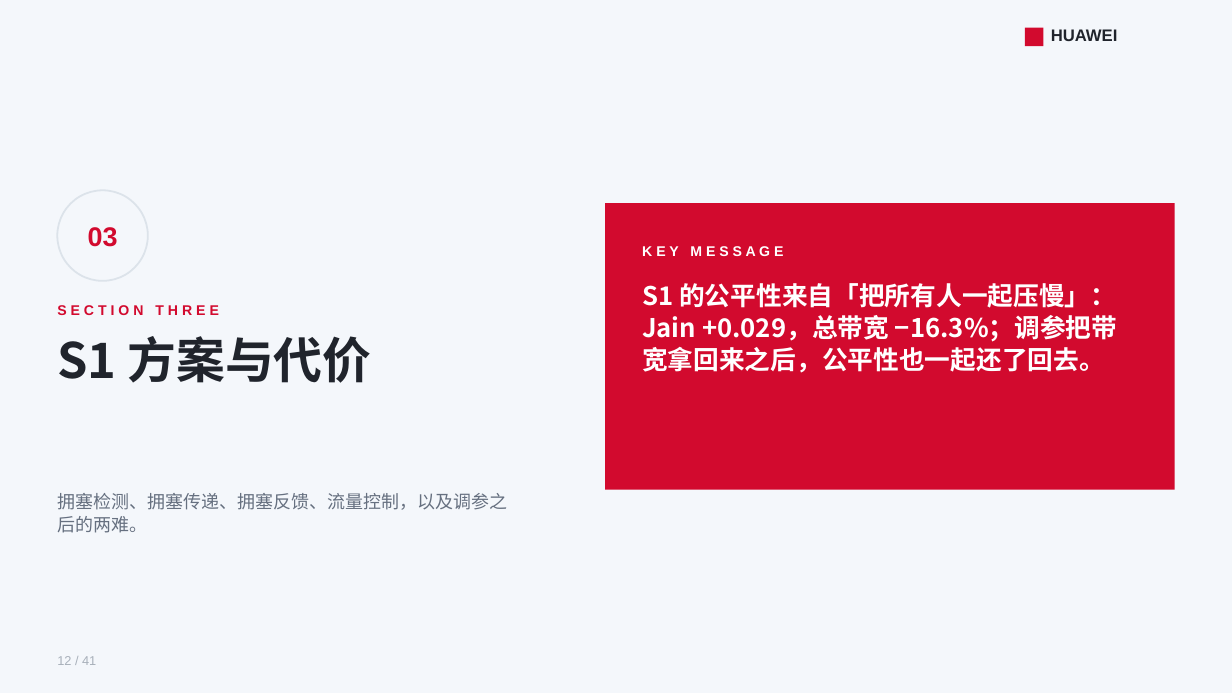
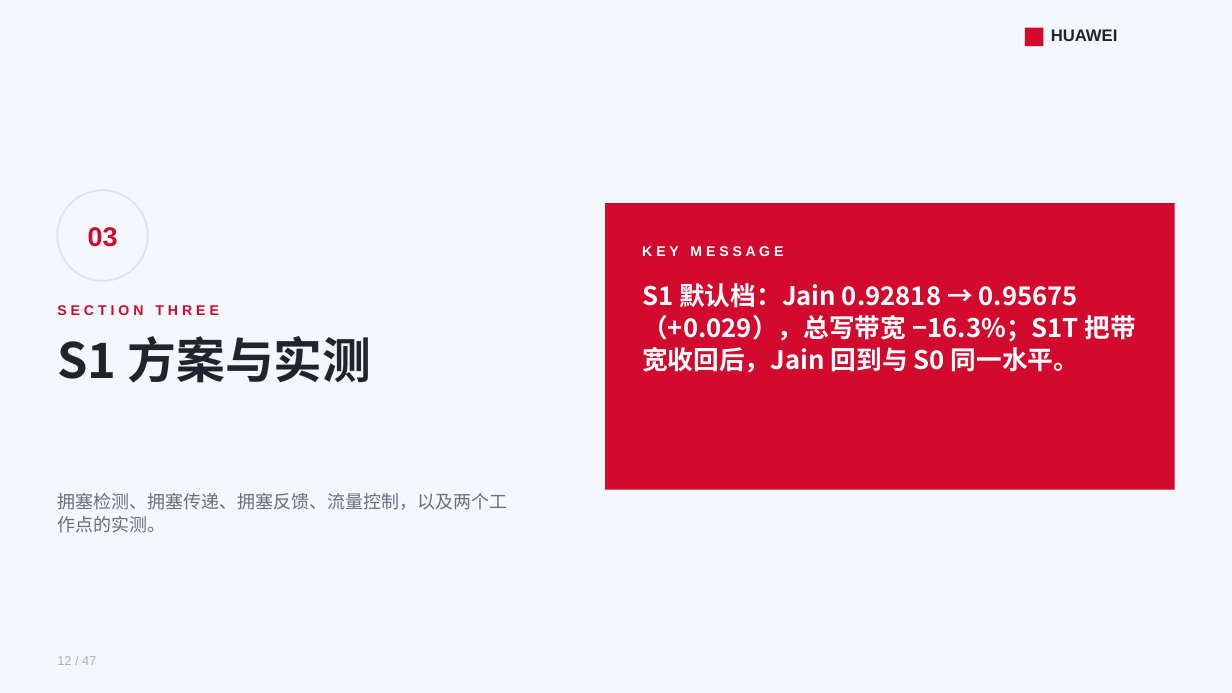
Before and after one commit to lukebest/booksim2, a slide deck: slide 12 of ppt/ring2-write-fairness.pptx. Drawn at 1232x693 pixels with LibreOffice and Linux fonts; fonts in the diff are those of the drawing. Boxes give left, top, right and bottom in pixels: in the first picture for what was removed or moved away, otherwise in the second. Text is boxed around its words. In the diff, an @@ line names an element or a change of style, - is before the commit and + after.

```diff
--- a/ppt/ring2-write-fairness.pptx
+++ b/ppt/ring2-write-fairness.pptx
@@ text at bbox=[642, 283, 1136, 373]: text changed @@
-S1 的公平性来自「把所有人一起压慢」：Jain +0.029，总带宽 −16.3%；调参把带宽拿回来之后，公平性也一起还了回去。
+S1 默认档：Jain 0.92818 → 0.95675（+0.029），总写带宽 −16.3%；S1T 把带宽收回后，Jain 回到与 S0 同一水平。
@@ text at bbox=[57, 336, 372, 383]: text changed @@
-S1 方案与代价
+S1 方案与实测
@@ text at bbox=[57, 493, 507, 533]: text changed @@
-拥塞检测、拥塞传递、拥塞反馈、流量控制，以及调参之后的两难。
+拥塞检测、拥塞传递、拥塞反馈、流量控制，以及两个工作点的实测。
@@ text at bbox=[57, 656, 96, 665]: text changed @@
-12 / 41
+12 / 47
```
Also in this commit, not shown: 39 other slides changed, 6 slides added, 14 other files.
